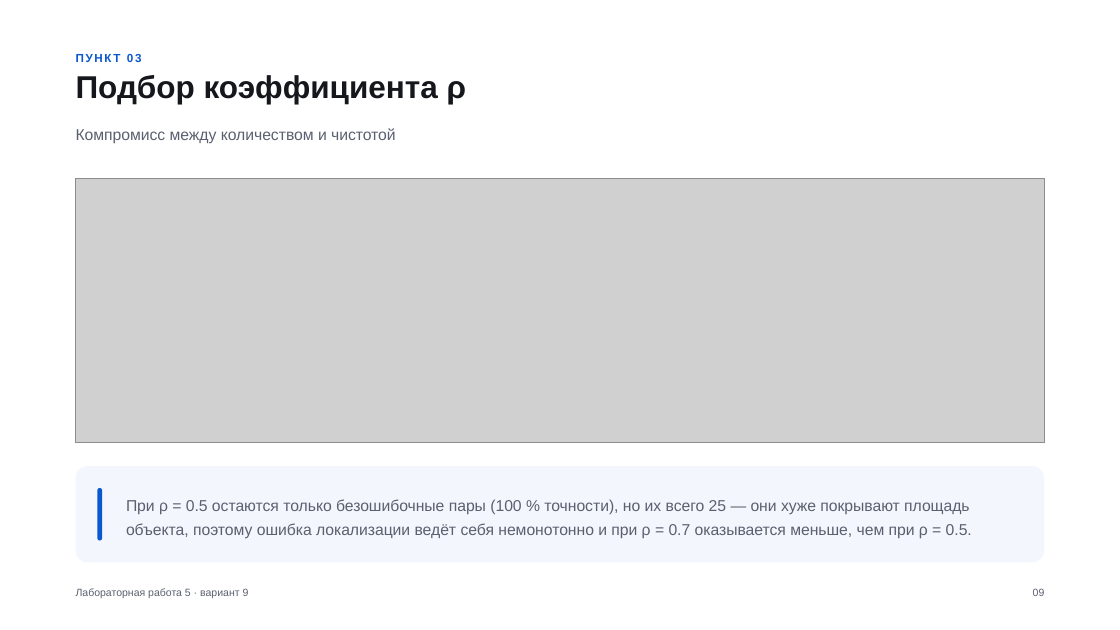
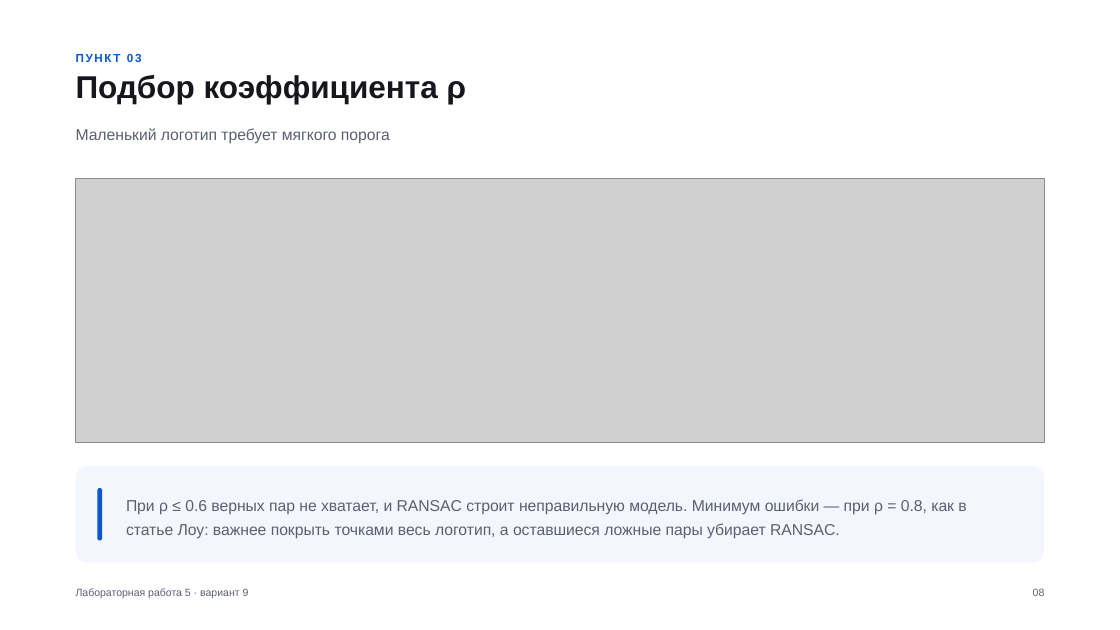
Before and after one commit to stepanshepilov/TSU_CV, a slide deck: slide 8 of lab5/Лабораторная_5_вариант_9.pptx (slide 9 before the commit). Drawn at 1120x630 pixels with LibreOffice and Linux fonts; fonts in the diff are those of the drawing; grey boxes stand for pictures. Boxes give left, top, right and bottom in pixels: in the first picture for what was removed or moved away, otherwise in the second. Text is boxed around its words. In the diff, an @@ line names an element or a change of style, - is before the commit and + after.

```diff
--- a/lab5/Лабораторная_5_вариант_9.pptx
+++ b/lab5/Лабораторная_5_вариант_9.pptx
@@ text at (76, 128, 390, 144): text changed @@
-Компромисс между количеством и чистотой
+Маленький логотип требует мягкого порога
@@ text at (126, 499, 966, 539): text changed @@
-При ρ = 0.5 остаются только безошибочные пары (100 % точности), но их всего 25 — они хуже покрывают площадь объекта, поэтому ошибка локализации ведёт себя немонотонно и при ρ = 0.7 оказывается меньше, чем при ρ = 0.5.
+При ρ ≤ 0.6 верных пар не хватает, и RANSAC строит неправильную модель. Минимум ошибки — при ρ = 0.8, как в статье Лоу: важнее покрыть точками весь логотип, а оставшиеся ложные пары убирает RANSAC.
```
Also in this commit, not shown: 13 other slides changed, 2 slides added, 2 slides removed, 28 other files.
